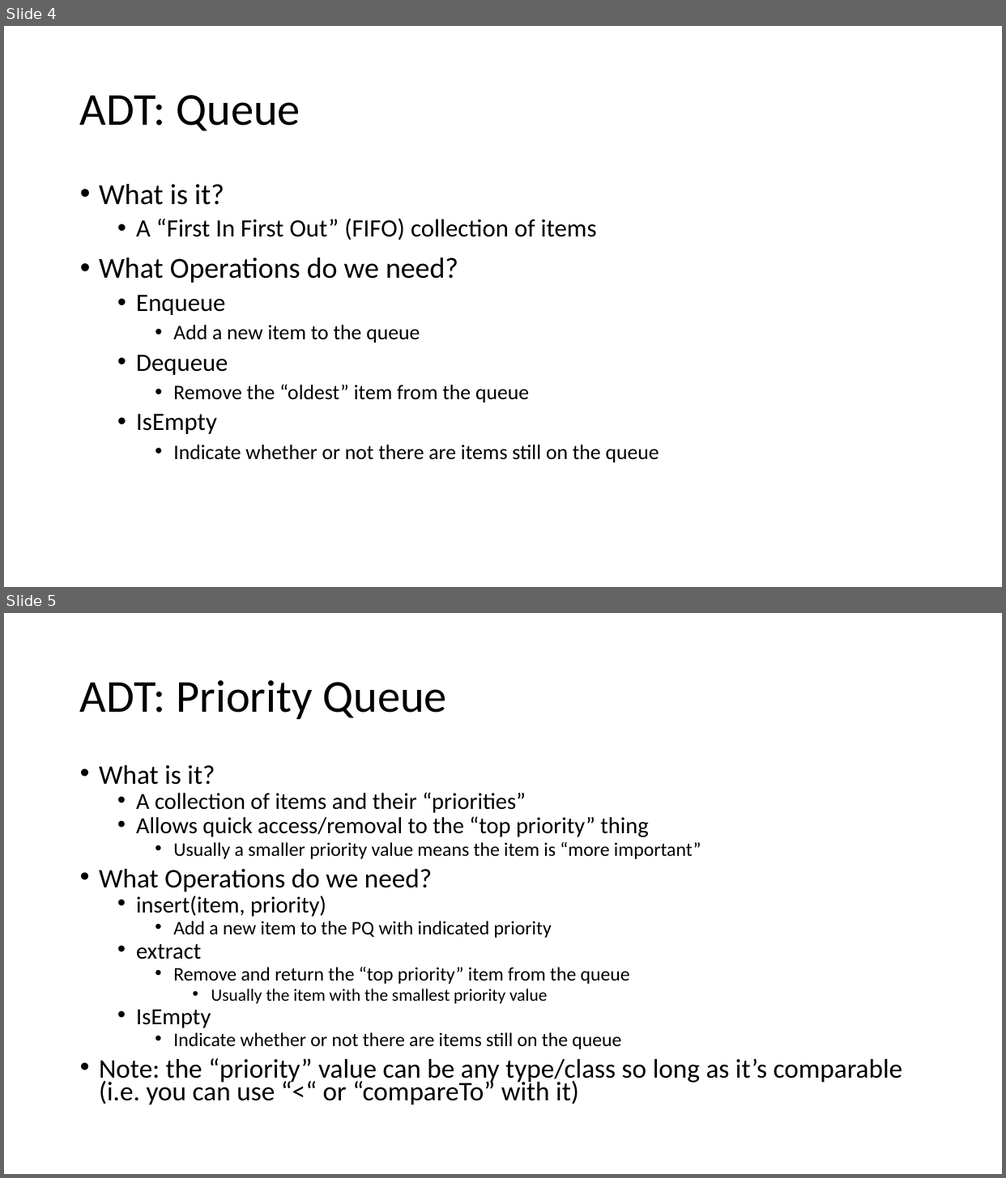
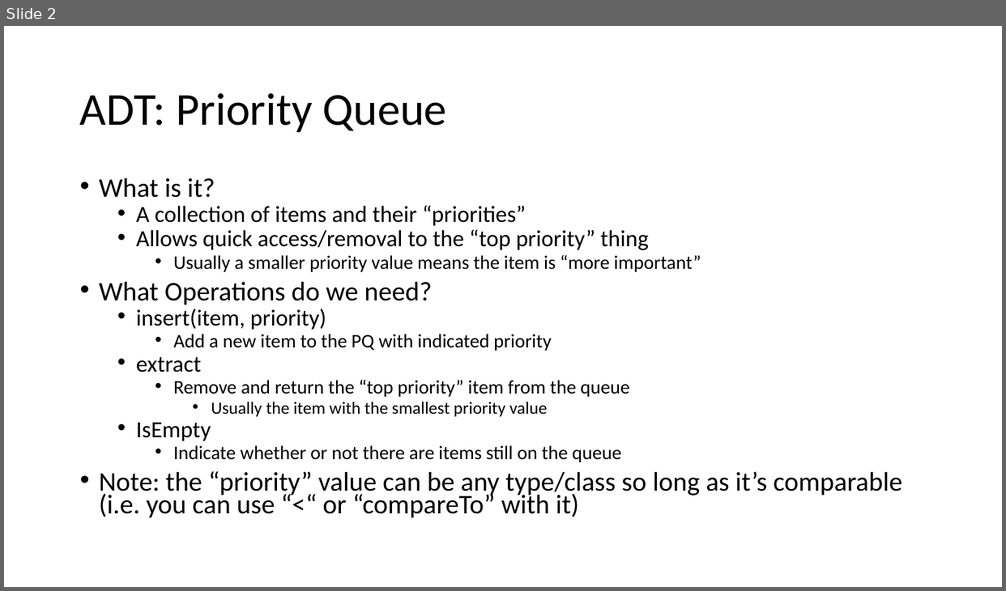
Before and after one commit to natebrunelle/cse332, a slide deck: markdown/files/slides/lecture5_pqs.pptx. Shown one above the other, each under a label of ours: slides 4 and 5 before the commit, slide 2 after it. The pictures are 1006x1178 and 1006x591 pixels, drawn with LibreOffice and Linux fonts; fonts in the diff are those of the drawing. Boxes give left, top, right and bottom in pixels: in the first picture for what was removed or moved away, otherwise in the second. Text is boxed around its words. In the diff, an @@ line names an element or a change of style, - is before the commit and + after.

```diff
--- a/markdown/files/slides/lecture5_pqs.pptx
+++ b/markdown/files/slides/lecture5_pqs.pptx
@@ slide 4 removed at [4,26,1002,587], background #FFFFFF @@
@@ title removed at [80,95,300,131] @@
-ADT: Queue
@@ text removed at [99,184,659,463] @@
-• What is it?
-  • A “First In First Out” (FIFO) collection of items
-• What Operations do we need?
-  • Enqueue
-    • Add a new item to the queue
-  • Dequeue
-    • Remove the “oldest” item from the queue
-  • IsEmpty
-    • Indicate whether or not there are items still on the queue
@@ what was slide 5 is now slide 2 @@
```
Also in this commit, not shown: 18 slides changed, 3 other slides removed, 9 other files.
